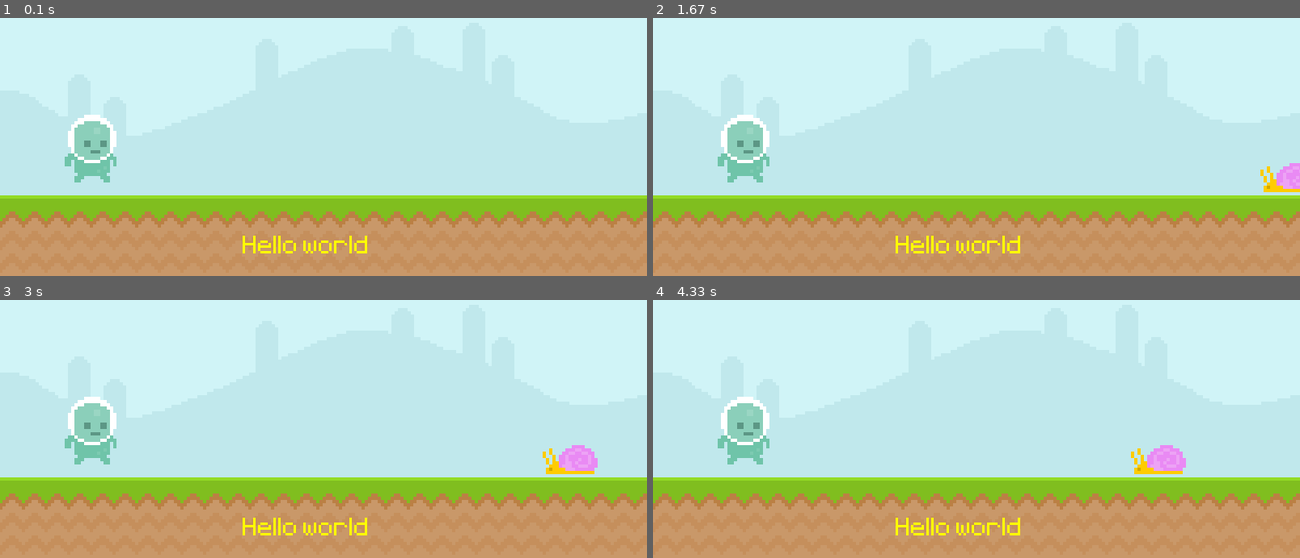
Above: before the commit, frames 1-4 (two rows, left to right).
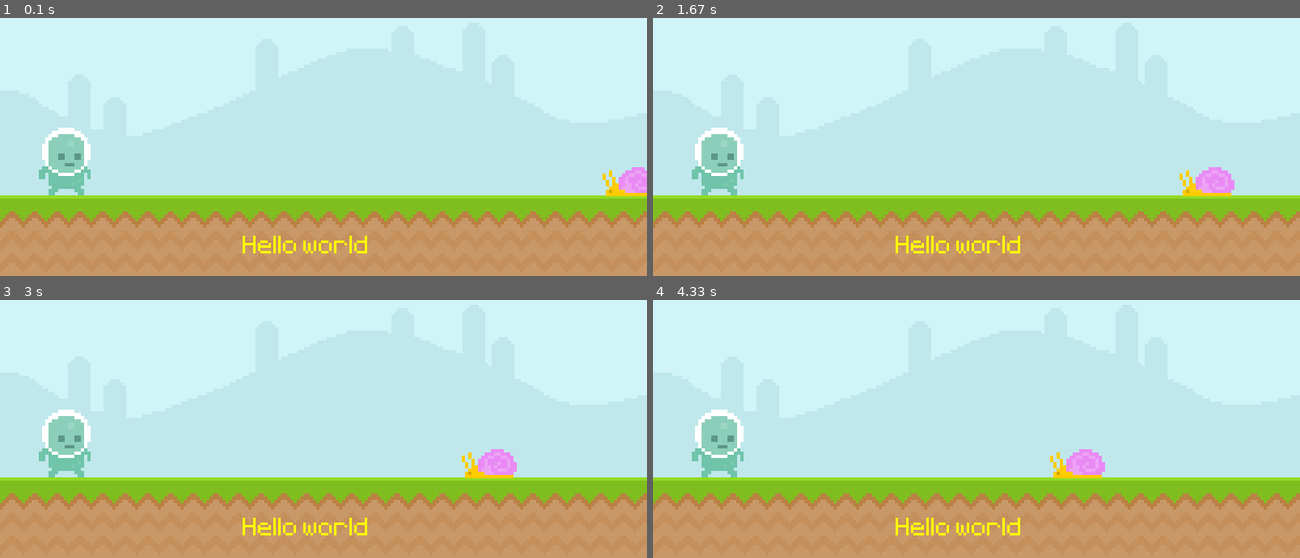
Above: after the commit, the same moments.

Repository: marvneo/pygame-intro
Game: pygame game, started from main.py
The game is run twice, just before and just after one commit, with the same random seed, the same clock (stepped at 60 frames per second) and the same inputs.
Inputs:
- Up to frame 1 (0.1 s): no input
- Up to frame 2 (1.67 s): no input
- Up to frame 3 (3 s): no input
- Up to frame 4 (4.33 s): no input

The runs differ from the first frame. In frame 1, 3.0% of the frame differs, in the area x 6-100%, y 37-70%; in frame 2, 3.6%; in frame 3, 3.8%, in the area x 6-93%, y 37-70%; in frame 4, 3.8%.

Commit message:
add player

Diff:
--- a/main.py
+++ b/main.py
@@ -22,11 +22,11 @@
 
 # snail
 snail_surface = pygame.image.load('graphics/snail/snail1.png').convert_alpha()
-snail_pos = 850
+snail_pos = 750
 snail_accel = 1
 
 player_surface = pygame.image.load('graphics/player/player_walk_1.png').convert_alpha()
-player_rect = player_surface.get_rect(topleft = (80,200))
+player_rect = player_surface.get_rect(midbottom = (80,300))
 
 while True:
     for event in pygame.event.get():
@@ -37,7 +37,7 @@
     screen.blit(sky_surface,(0,0))
     screen.blit(ground_surface,(0,300))
     screen.blit(text_surface, (300,350))
-    screen.blit(snail_surface, (snail_pos,260))
+    screen.blit(snail_surface, (snail_pos,265))
     snail_pos -= snail_accel
 
     # loops snail when it leaves the screen
